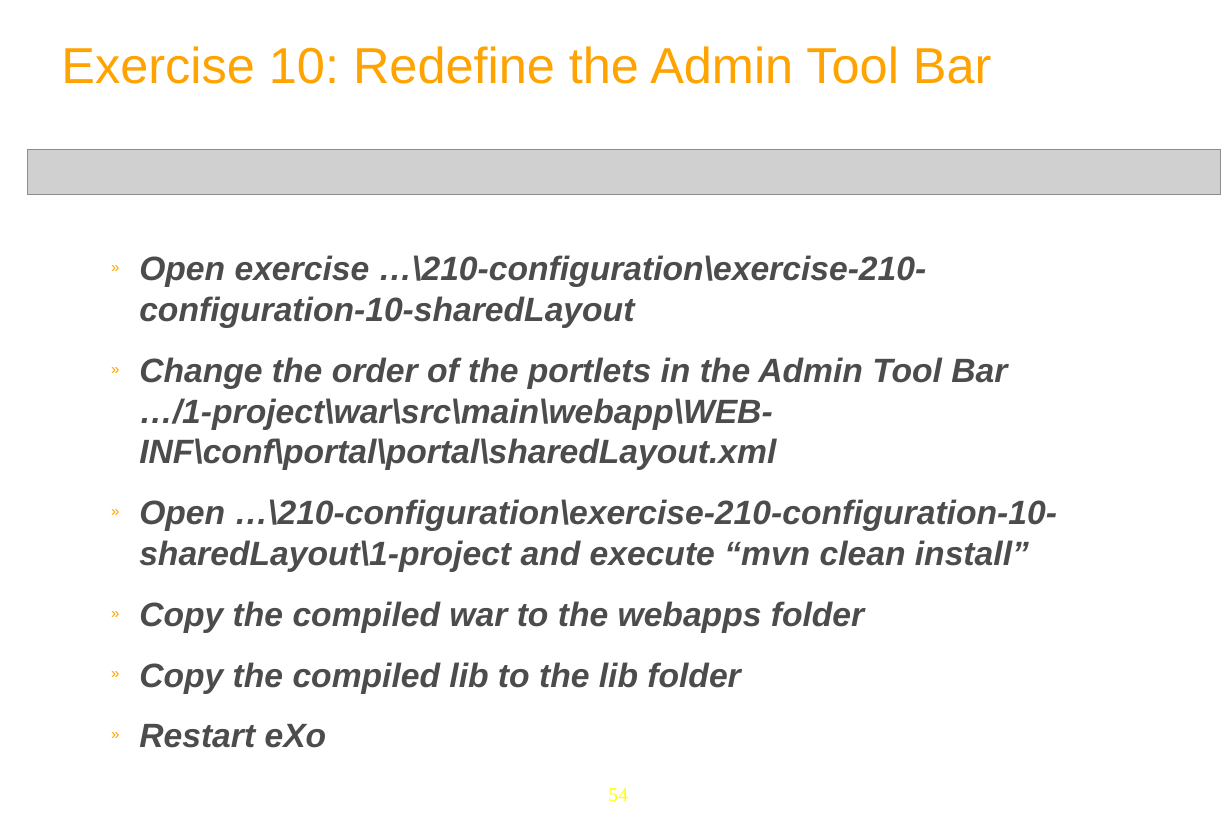
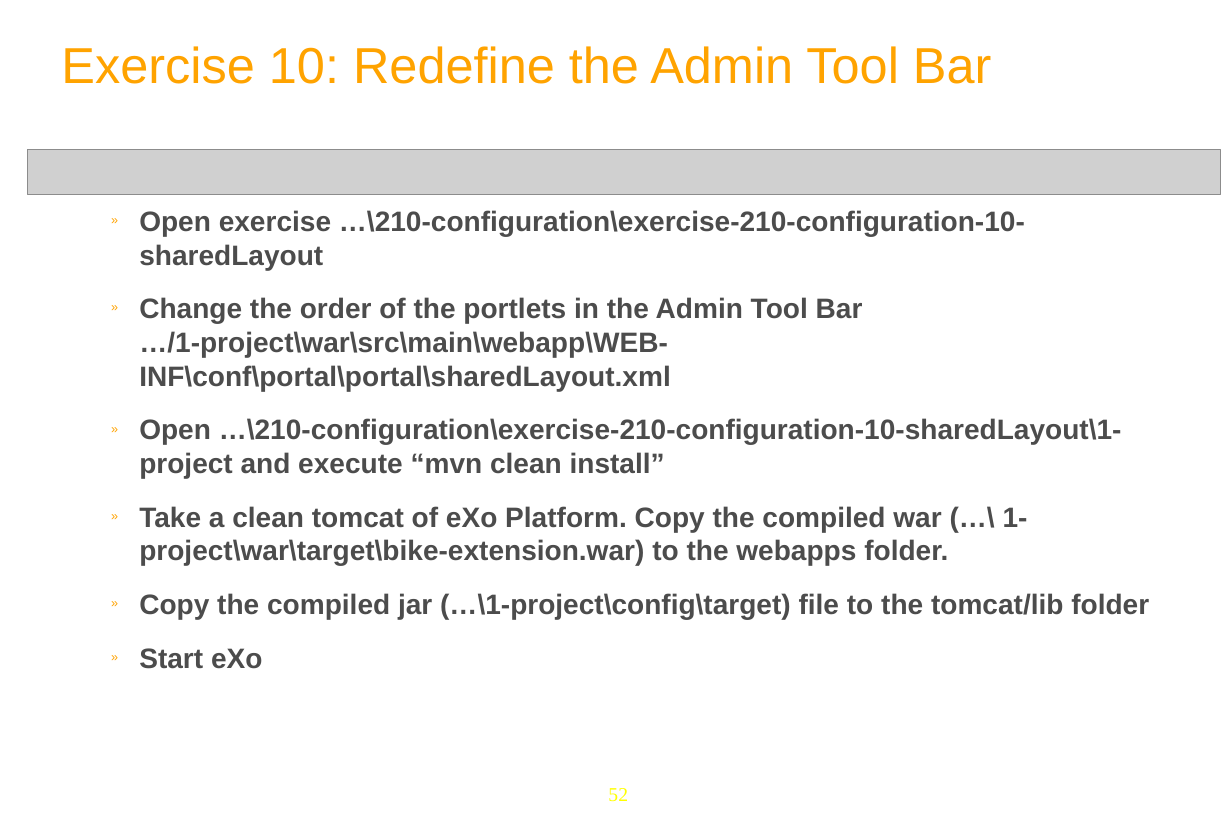
Before and after one commit to anhvurz90/training, a slide deck: slide 52 of exo-developer/210-configuration/slides/210-Portal-configuration-XDev-en.ppt (slide 54 before the commit). Drawn at 1232x835 pixels with LibreOffice and Linux fonts; fonts in the diff are those of the drawing; grey boxes stand for pictures; background and template pictures are left out. Boxes give left, top, right and bottom in pixels: in the first picture for what was removed or moved away, otherwise in the second. Text is boxed around its words. In the diff, an @@ line names an element or a change of style, - is before the commit and + after.

Commit message:
configuration

```diff
--- a/exo-developer/210-configuration/slides/210-Portal-configuration-XDev-en.ppt
+++ b/exo-developer/210-configuration/slides/210-Portal-configuration-XDev-en.ppt
@@ text "Open exercise …\210-configuration\exercise-210-configuration ...": place and size @@
-text "Open exercise …\210-configuration\exercise-210-configuration ..." at box(139, 255, 1057, 694)
+text "Open exercise …\210-configuration\exercise-210-configuration ..." at box(139, 210, 1149, 669)
@@ text at box(139, 210, 1122, 478): size 24 to 20 pt, italic off in "Open exercise …\210-configuration\exercise-210-configuration ...", "Change the order of the portlets in ...", "Open …\210-configuration\exercise-210-configuration-10-share ..."; line spacing 1.01 to 1 @@
@@ text at box(139, 506, 1149, 669): text changed; size 24 to 20 pt; italic off @@
-  » Copy the compiled war to the webapps folder
-  » Copy the compiled lib to the lib folder
-  » Restart eXo
+  » Take a clean tomcat of eXo Platform. Copy the compiled war (…\ 1-project\war\target\bike-extension.war) to the webapps folder.
+  » Copy the compiled jar (…\1-project\config\target) file to the tomcat/lib folder
+  » Start eXo
@@ page number at box(608, 788, 628, 802): text changed @@
-54
+52
```
Also in this commit, not shown: 11 other slides changed, 2 slides added, 3 slides removed, 15 other files.
